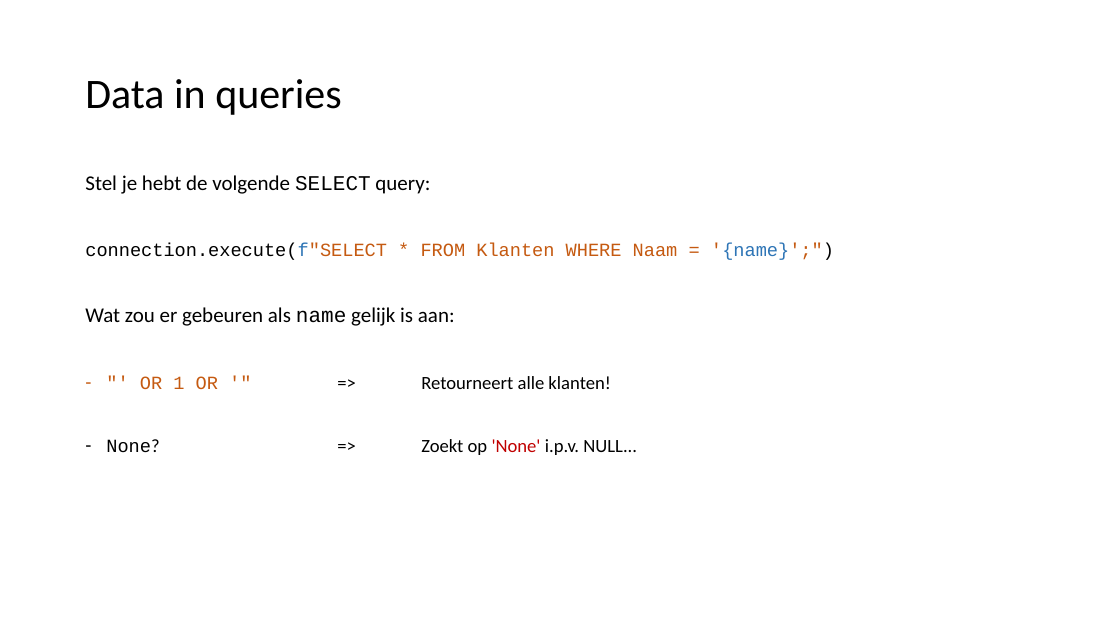
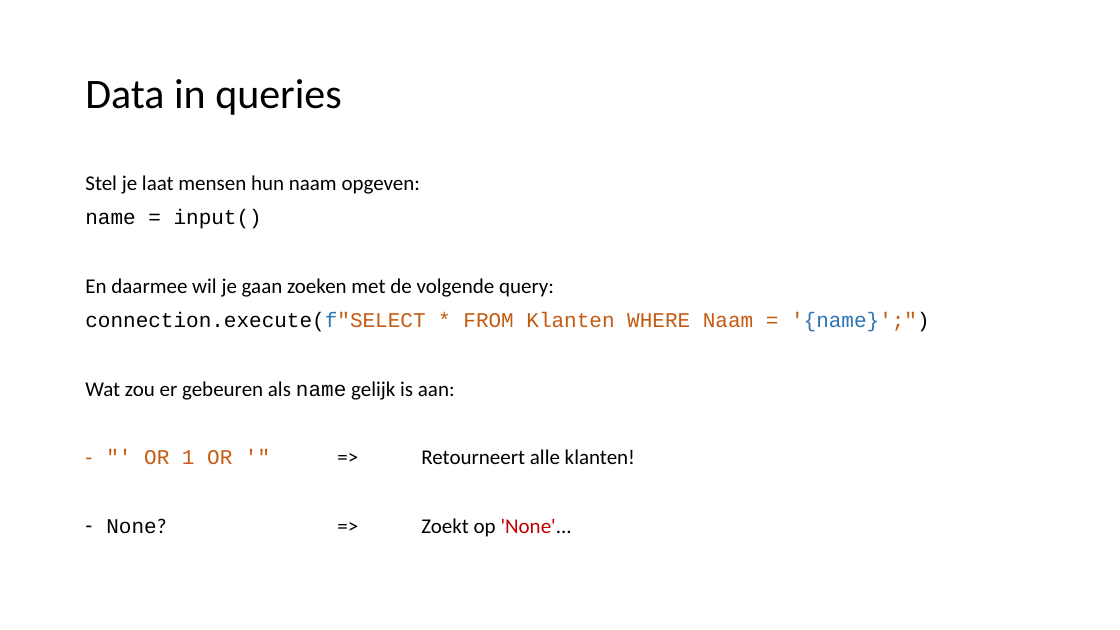
Before and after one commit to LFKoning/knowledge-sharing, a slide deck: slide 30 of sql_course/3_python/3_python.pptx (slide 29 before the commit). Drawn at 1120x630 pixels with LibreOffice and Linux fonts; fonts in the diff are those of the drawing. Boxes give left, top, right and bottom in pixels: in the first picture for what was removed or moved away, otherwise in the second. Text is boxed around its words. In the diff, an @@ line names an element or a change of style, - is before the commit and + after.

```diff
--- a/sql_course/3_python/3_python.pptx
+++ b/sql_course/3_python/3_python.pptx
@@ text at (85, 175, 554, 297): text changed @@
-Stel je hebt de volgende SELECT query:
+Stel je laat mensen hun naam opgeven:
+name = input()
+En daarmee wil je gaan zoeken met de volgende query:
@@ text at (85, 312, 930, 465): size 16 to 18 pt in "connection.execute(f"SELECT * FROM Klanten WHERE Naam = ...", ""' OR 1 OR '" => Retourneert ..." @@
@@ text at (106, 518, 572, 537): text changed; size 16 to 18 pt @@
-– None? => Zoekt op 'None' i.p.v. NULL...
+– None? => Zoekt op 'None'...
```
Also in this commit, not shown: 23 other slides changed, 5 slides added, 1 slide removed, 11 other files.
